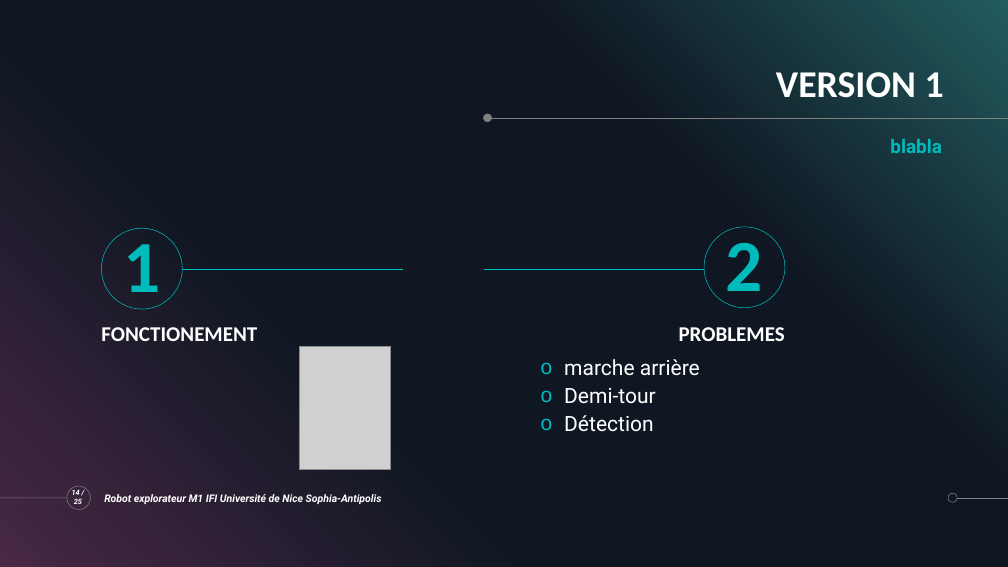
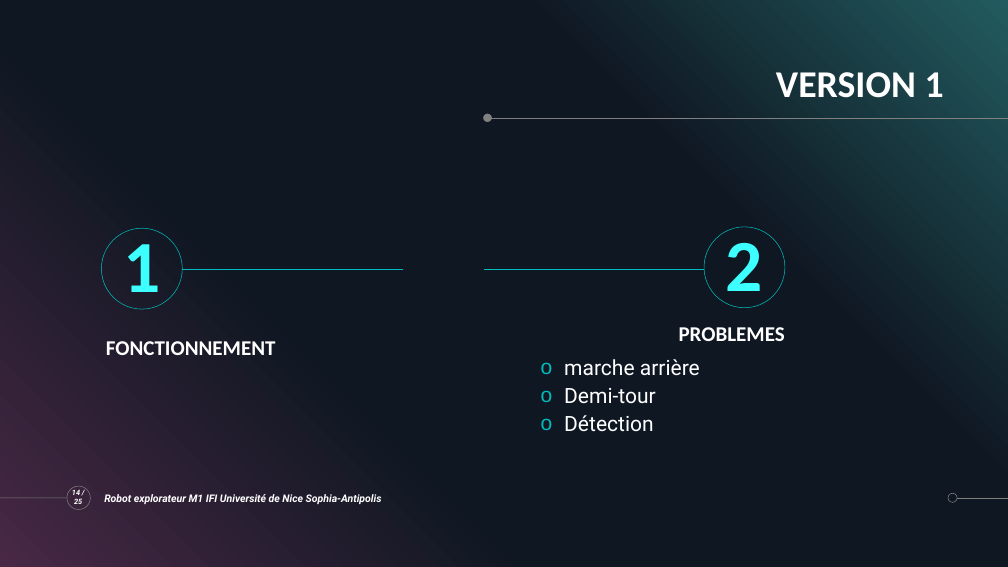
Before and after one commit to ChloeMaccarinelli/TER_M1_S2, a slide deck: slide 14 of doc/Diapo_LOTFI_MACCARINELLI_MARION.pptx. Drawn at 1008x567 pixels with LibreOffice and Linux fonts; fonts in the diff are those of the drawing; grey boxes stand for pictures. Boxes give left, top, right and bottom in pixels: in the first picture for what was removed or moved away, otherwise in the second. Text is boxed around its words. In the diff, an @@ line names an element or a change of style, - is before the commit and + after.

```diff
--- a/doc/Diapo_LOTFI_MACCARINELLI_MARION.pptx
+++ b/doc/Diapo_LOTFI_MACCARINELLI_MARION.pptx
@@ text removed at [890,139,942,153] @@
-blabla
@@ text "1" at [101,228,182,309]: text colour none to #3DFFFF @@
@@ text "2" at [704,227,785,308]: text colour none to #3DFFFF @@
@@ text at [106,341,276,355]: text changed @@
-FONCTIONEMENT
+FONCTIONNEMENT
@@ picture removed at [299,346,391,470] @@
```
Also in this commit, not shown: 19 other slides changed, 1 slide added, 1 slide removed.
